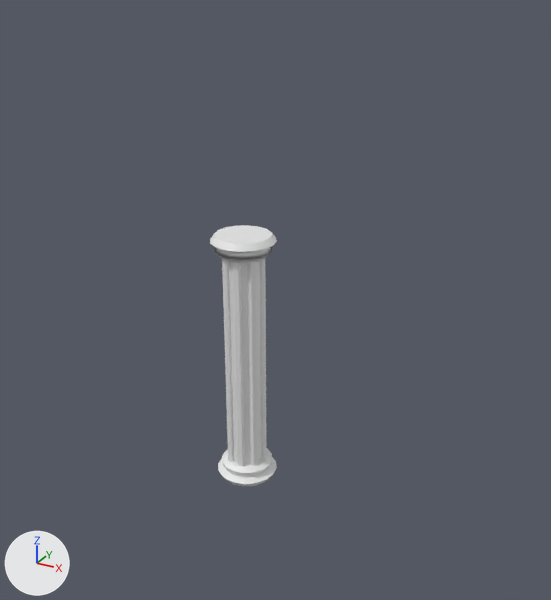
An edit to the FBX model Assets/_Graph/Mesh/lucas/PILONE.fbx, drawn before and after from the same camera.
Rendered twice from a 50 mm camera at (16.5, -27.1, 23.3) aimed at (1.2, 0.8, 9.3). Arrows for +X, +Y and +Z are at lower left; the lights stay in place.

Names of what the first picture shows: 'pilier'.
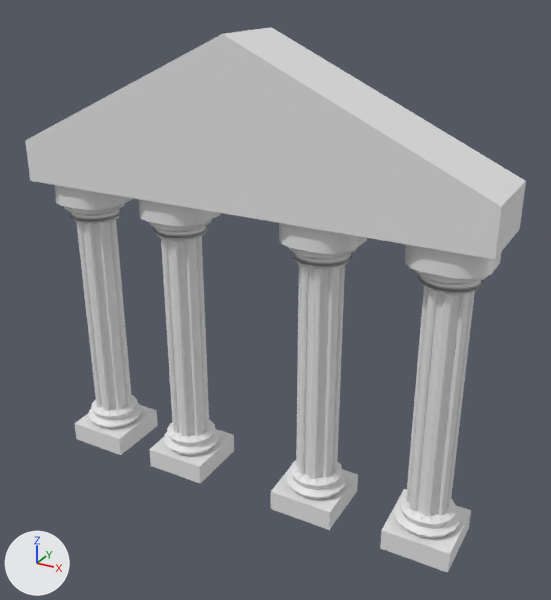
Location of each change, (x1, y1, x2, y2) in pixels of the pictures (551 x 600 px):
'TIANGLE', added: after (25, 27, 526, 259)
'pilier', moved: before (210, 225, 277, 486); after (394, 270, 488, 539)
'pilier.001', added: after (286, 247, 357, 499)
'pilier.003', added: after (149, 219, 220, 456)
'pilier.002', added: after (64, 203, 142, 429)
'SOCLE.005', added: after (380, 489, 471, 573)
'SOCLE.007', added: after (271, 467, 358, 530)
'SOCLE.003', added: after (405, 244, 501, 279)
'SOCLE.006', added: after (149, 430, 234, 484)
'SOCLE.004', added: after (75, 405, 158, 455)
'SOCLE.002', added: after (279, 223, 367, 254)
'SOCLE.001', added: after (139, 199, 221, 227)
'SOCLE', added: after (54, 185, 133, 210)

Edits to the bpy script that builds the scene:
```text
Add me_socle_003:
    me_socle_003.from_pydata(...)  # 49 vertices, 64 faces; spans x -1.69..1.69, y -1.69..1.69, z -0.55..0.55
    me_socle_003.materials.append(mat_material)  # its picture is missing
Add me_pilier_002:
    me_pilier_002.from_pydata(...)  # 290 vertices, 414 faces; spans x -1.48..1.48, y -1.48..1.48, z -6.24..6.24
    me_pilier_002.materials.append(mat_material)  # its picture is missing
Add me_socle_006:
    me_socle_006.from_pydata([(-1.69, 1.58, -0.55), (-1.56, -1.69, -0.55), (1.58, 1.58, -0.55), (1.58, -1.69, -0.55), (0.0, 0.0, 0.49), (-1.69, 1.58, 0.49), (-1.56, -1.69, 0.49), (1.58, 1.58, 0.49), (1.58, -1.69, 0.49)], [], [(7, 2, 0, 5), (6, 1, 3, 8), (8, 3, 2, 7), (5, 0, 1, 6), (4, 5, 6), (4, 7, 5), (4, 6, 8), (4, 8, 7)])
    me_socle_006.materials.append(mat_material)  # its picture is missing
Add me_tiangle:
    me_tiangle.from_pydata(...)  # 36 vertices, 36 faces; spans x -11.1..11.1, y -2.8..1.1, z -0.9..6.2
    me_tiangle.materials.append(mat_material)  # its picture is missing
Change ob_pilier:
    ob_pilier.location: (0.0, 0.0, 6.27) -> (9.12, 0.6, 6.42)
Add ob_socle_003:
    ob_socle_003 = bpy.data.objects.new('SOCLE.003', me_socle_003)
    ob_socle_003.location = (9.11, 0.63, 13.2)
Add ob_pilier_002:
    ob_pilier_002 = bpy.data.objects.new('pilier.002', me_pilier_002)
    ob_pilier_002.location = (-8.92, 0.6, 6.42)
Add ob_socle:
    ob_socle = bpy.data.objects.new('SOCLE', me_socle_003.copy())
    ob_socle.location = (-8.87, 0.63, 13.2)
Add ob_socle_006:
    ob_socle_006 = bpy.data.objects.new('SOCLE.006', me_socle_006)
    ob_socle_006.location = (-3.74, 0.63, -0.31)
Add ob_tiangle:
    ob_tiangle = bpy.data.objects.new('TIANGLE', me_tiangle)
    ob_tiangle.location = (0.06, 1.4, 14.66)
Add ob_socle_001:
    ob_socle_001 = bpy.data.objects.new('SOCLE.001', me_socle_003.copy())
    ob_socle_001.location = (-3.74, 0.63, 13.2)
Add ob_socle_002:
    ob_socle_002 = bpy.data.objects.new('SOCLE.002', me_socle_003.copy())
    ob_socle_002.location = (3.57, 0.63, 13.2)
Add ob_pilier_001:
    ob_pilier_001 = bpy.data.objects.new('pilier.001', me_pilier_002.copy())
    ob_pilier_001.location = (3.54, 0.6, 6.42)
Add ob_socle_005:
    ob_socle_005 = bpy.data.objects.new('SOCLE.005', me_socle_006.copy())
    ob_socle_005.location = (9.15, 0.63, -0.31)
Add ob_socle_004:
    ob_socle_004 = bpy.data.objects.new('SOCLE.004', me_socle_006.copy())
    ob_socle_004.location = (-8.87, 0.63, -0.31)
Add ob_pilier_003:
    ob_pilier_003 = bpy.data.objects.new('pilier.003', me_pilier_002.copy())
    ob_pilier_003.location = (-3.77, 0.6, 6.42)
Add ob_socle_007:
    ob_socle_007 = bpy.data.objects.new('SOCLE.007', me_socle_006.copy())
    ob_socle_007.location = (3.48, 0.63, -0.31)
```
